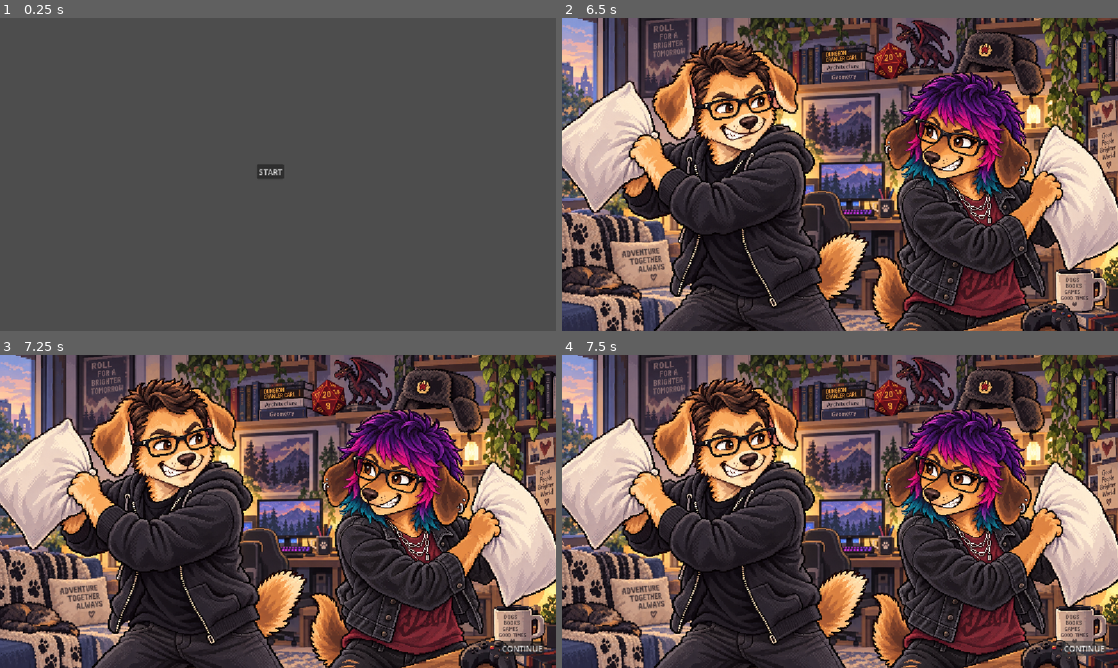
Above: before the commit, frames 1-4 (two rows, left to right).
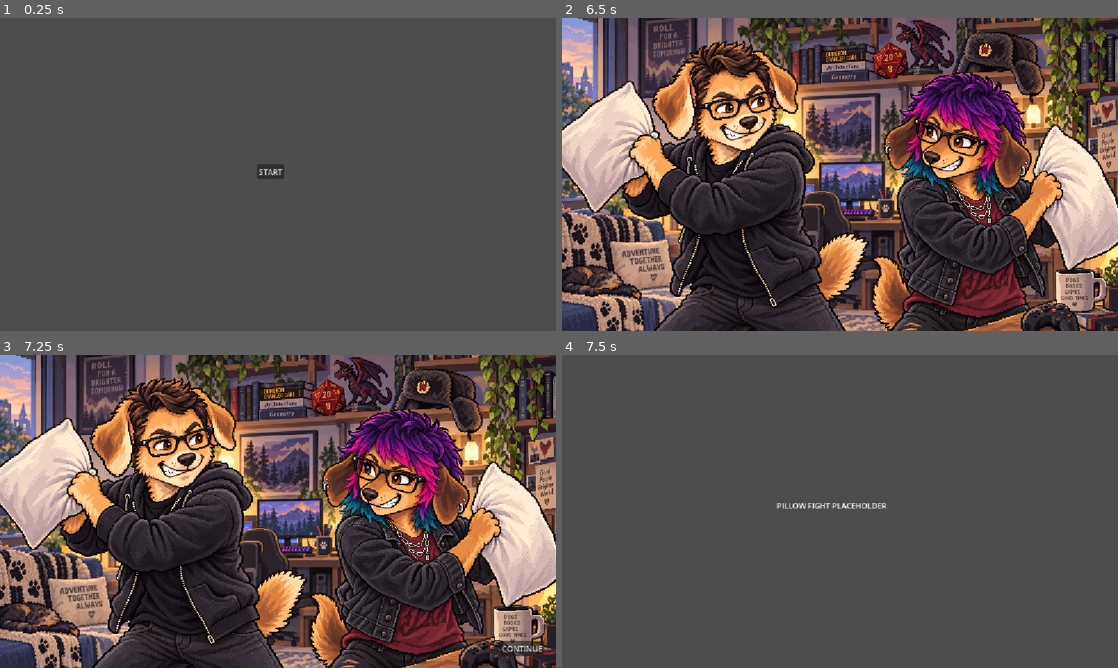
Above: after the commit, the same moments.

Repository: kaktysshmanchik/jonathan-game
Game: Godot game, scene res://scenes/main_menu.tscn
Two runs of this game, one before a commit and one after it. Both use one fixed random seed, a clock stepped at 60 frames per second and the inputs below.
Inputs:
- Up to frame 1 (0.25 s): no input
- Up to frame 2 (6.5 s): click "START" at 0.5 s; click "Did you now? Just so you know…" at 1.25 s; click "Ah, you got me. I did just fi…" at 2 s; click "Ah, you want to be impressed …" at 2.75 s; click "Bring it on." at 3.5 s; tap Enter at 4.25, 5.75 s; tap Space at 5 s
- Up to frame 3 (7.25 s): tap Space at 6.5 s
- Up to frame 4 (7.5 s): click "CONTINUE" at 7.25 s

Frames 1-3 are identical in both runs. In frame 4, 91% of the frame differs, in the area x 0-100%, y 0-100%.

Commit message:
added livingroom and pillowfight

Diff:
--- /dev/null
+++ b/scenes/livingroom.tscn
@@ -0,0 +1,179 @@
+[gd_scene format=3 uid="uid://p4uhfjtqvwkv"]
+
+[ext_resource type="Script" uid="uid://15xlu4g26kig" path="res://scripts/livingroom.gd" id="1_belbq"]
+
+[sub_resource type="StyleBoxFlat" id="StyleBoxFlat_counter"]
+bg_color = Color(0.129412, 0.145098, 0.207843, 0.92)
+border_width_left = 2
+border_width_top = 2
+border_width_right = 2
+border_width_bottom = 2
+border_color = Color(0.556863, 0.65098, 0.85098, 0.5)
+corner_radius_top_left = 14
+corner_radius_top_right = 14
+corner_radius_bottom_right = 14
+corner_radius_bottom_left = 14
+
+[sub_resource type="StyleBoxFlat" id="StyleBoxFlat_dialogue"]
+bg_color = Color(0.0823529, 0.0901961, 0.133333, 0.95)
+border_width_left = 2
+border_width_top = 2
+border_width_right = 2
+border_width_bottom = 2
+border_color = Color(0.556863, 0.65098, 0.85098, 0.45)
+corner_radius_top_left = 22
+corner_radius_top_right = 22
+corner_radius_bottom_right = 22
+corner_radius_bottom_left = 22
+
+[node name="LivingRoom" type="Control" unique_id=752298892]
+layout_mode = 3
+anchors_preset = 15
+anchor_right = 1.0
+anchor_bottom = 1.0
+grow_horizontal = 2
+grow_vertical = 2
+script = ExtResource("1_belbq")
+
+[node name="BackgroundColor" type="ColorRect" parent="." unique_id=240601614]
+layout_mode = 1
+anchors_preset = 15
+anchor_right = 1.0
+anchor_bottom = 1.0
+grow_horizontal = 2
+grow_vertical = 2
+color = Color(0.184314, 0.2, 0.27451, 1)
+
+[node name="BackgroundTexture" type="TextureRect" parent="." unique_id=1850710818]
+unique_name_in_owner = true
+visible = false
+layout_mode = 1
+anchors_preset = 15
+anchor_right = 1.0
+anchor_bottom = 1.0
+grow_horizontal = 2
+grow_vertical = 2
+expand_mode = 1
+stretch_mode = 6
+
+[node name="CardCounterPanel" type="PanelContainer" parent="." unique_id=557699402]
+unique_name_in_owner = true
+layout_mode = 0
+anchor_left = 1.0
+anchor_right = 1.0
+offset_left = -184.0
+offset_top = 24.0
+offset_right = -24.0
+offset_bottom = 78.0
+theme_override_styles/panel = SubResource("StyleBoxFlat_counter")
+
+[node name="CardCounter" type="Label" parent="CardCounterPanel" unique_id=1805885625]
+unique_name_in_owner = true
+custom_minimum_size = Vector2(160, 52)
+layout_mode = 2
+theme_override_font_sizes/font_size = 26
+text = "0/12"
+horizontal_alignment = 1
+vertical_alignment = 1
+
+[node name="DialoguePanel" type="PanelContainer" parent="." unique_id=845505197]
+unique_name_in_owner = true
+layout_mode = 1
+anchors_preset = -1
+anchor_left = 0.03
+anchor_top = 0.66
+anchor_right = 0.97
+anchor_bottom = 0.97
+theme_override_styles/panel = SubResource("StyleBoxFlat_dialogue")
+
+[node name="Margin" type="MarginContainer" parent="DialoguePanel" unique_id=1888135667]
+layout_mode = 2
+theme_override_constants/margin_left = 20
+theme_override_constants/margin_top = 20
+theme_override_constants/margin_right = 20
+theme_override_constants/margin_bottom = 20
+
+[node name="Content" type="HBoxContainer" parent="DialoguePanel/Margin" unique_id=112595506]
+layout_mode = 2
+theme_override_constants/separation = 20
+
+[node name="JonathanPortrait" type="TextureRect" parent="DialoguePanel/Margin/Content" unique_id=1743830709]
+unique_name_in_owner = true
+custom_minimum_size = Vector2(220, 220)
+layout_mode = 2
+size_flags_vertical = 4
+expand_mode = 1
+stretch_mode = 5
+
+[node name="CenterColumn" type="VBoxContainer" parent="DialoguePanel/Margin/Content" unique_id=695927186]
+layout_mode = 2
+size_flags_horizontal = 3
+theme_override_constants/separation = 14
+
+[node name="DialogueText" type="Label" parent="DialoguePanel/Margin/Content/CenterColumn" unique_id=957347514]
+unique_name_in_owner = true
+layout_mode = 2
+size_flags_vertical = 1
+theme_override_font_sizes/font_size = 20
+text = "Placeholder dialogue goes here."
+vertical_alignment = 1
+autowrap_mode = 3
+
+[node name="Options" type="VBoxContainer" parent="DialoguePanel/Margin/Content/CenterColumn" unique_id=1591120247]
+layout_mode = 2
+theme_override_constants/separation = 12
+alignment = 1
+
+[node name="FightButton" type="Button" parent="DialoguePanel/Margin/Content/CenterColumn/Options" unique_id=780007731]
+unique_name_in_owner = true
+layout_mode = 2
+mouse_default_cursor_shape = 2
+theme_override_font_sizes/font_size = 18
+text = "FIGHT"
+alignment = 0
+autowrap_mode = 3
+
+[node name="WinButton" type="Button" parent="DialoguePanel/Margin/Content/CenterColumn/Options" unique_id=159551851]
+unique_name_in_owner = true
+layout_mode = 2
+mouse_default_cursor_shape = 2
+theme_override_font_sizes/font_size = 18
+text = "WIN"
+alignment = 0
+autowrap_mode = 3
+
+[node name="ActionButton" type="Button" parent="DialoguePanel/Margin/Content/CenterColumn/Options" unique_id=1345408300]
+unique_name_in_owner = true
+visible = false
+custom_minimum_size = Vector2(180, 48)
+layout_mode = 2
+theme_override_font_sizes/font_size = 22
+text = "CONTINUE"
+
+[node name="RightColumn" type="VBoxContainer" parent="DialoguePanel/Margin/Content" unique_id=1820750825]
+layout_mode = 2
+theme_override_constants/separation = 8
+alignment = 1
+
+[node name="GigglesPortrait" type="TextureRect" parent="DialoguePanel/Margin/Content/RightColumn" unique_id=1620546988]
+unique_name_in_owner = true
+custom_minimum_size = Vector2(220, 220)
+layout_mode = 2
+size_flags_vertical = 4
+expand_mode = 1
+stretch_mode = 5
+
+[node name="OutcomeContinueButton" type="Button" parent="." unique_id=1161382486]
+unique_name_in_owner = true
+visible = false
+layout_mode = 0
+offset_left = 1036.0
+offset_top = 592.0
+offset_right = 1127.0
+offset_bottom = 623.0
+text = "CONTINUE"
+
+[connection signal="pressed" from="DialoguePanel/Margin/Content/CenterColumn/Options/FightButton" to="." method="_on_fight_button_pressed"]
+[connection signal="pressed" from="DialoguePanel/Margin/Content/CenterColumn/Options/WinButton" to="." method="_on_win_button_pressed"]
+[connection signal="pressed" from="DialoguePanel/Margin/Content/CenterColumn/Options/ActionButton" to="." method="_on_action_button_pressed"]
+[connection signal="pressed" from="OutcomeContinueButton" to="." method="_on_outcome_continue_button_pressed"]
--- /dev/null
+++ b/scenes/pillowfight.tscn
@@ -0,0 +1,17 @@
+[gd_scene format=3 uid="uid://bdbnwgh1wpdrr"]
+
+[node name="PillowFight" type="Control" unique_id=2100821987]
+layout_mode = 3
+anchors_preset = 15
+anchor_right = 1.0
+anchor_bottom = 1.0
+grow_horizontal = 2
+grow_vertical = 2
+
+[node name="Label" type="Label" parent="." unique_id=1978586553]
+layout_mode = 0
+offset_left = 445.0
+offset_top = 300.0
+offset_right = 672.0
+offset_bottom = 323.0
+text = "PILLOW FIGHT PLACEHOLDER"
--- /dev/null
+++ b/scripts/livingroom.gd
@@ -0,0 +1,40 @@
+extends Control
+
+const TOTAL_CARDS := 12
+
+const PORTRAIT_JONATHAN := "res://assets/portraits/jonathan.png"
+
+@onready var card_counter: Label = %CardCounter
+@onready var background_texture: TextureRect = %BackgroundTexture
+@onready var dialogue_text: Label = %DialogueText
+
+@onready var jonathan_portrait: TextureRect = %JonathanPortrait
+@onready var right_portrait: TextureRect = %GigglesPortrait
+
+@onready var choice_1: Button = %FightButton
+@onready var choice_2: Button = %WinButton
+@onready var action_button: Button = %ActionButton
+
+
+func _ready() -> void:
+	refresh_card_counter()
+
+	dialogue_text.text = "Living room placeholder."
+
+	jonathan_portrait.texture = load(PORTRAIT_JONATHAN)
+
+	# No portrait yet for the character/entity on the right.
+	right_portrait.texture = null
+
+	choice_1.visible = false
+	choice_2.visible = false
+	action_button.visible = false
+
+	background_texture.visible = false
+
+
+func refresh_card_counter() -> void:
+	card_counter.text = "%d/%d" % [
+		GameState.cards_found.size(),
+		TOTAL_CARDS
+	]
--- a/scripts/playroom.gd
+++ b/scripts/playroom.gd
@@ -216,6 +216,7 @@
 
 
 var current_choices: Array = []
+var next_scene_after_outcome: String = ""
 
 
 @onready var card_counter: Label = %CardCounter
@@ -242,16 +243,6 @@
 
 	show_dialogue("start")
 
-func show_fullscreen_outcome(background_path: String) -> void:
-	set_background(background_path)
-
-	dialogue_panel.visible = false
-	card_counter_panel.visible = false
-	outcome_continue_button.visible = false
-
-	await get_tree().create_timer(3.0).timeout
-
-	outcome_continue_button.visible = true
 
 func refresh_card_counter() -> void:
 	card_counter.text = "%d/%d" % [GameState.cards_found.size(), TOTAL_CARDS]
@@ -320,6 +311,8 @@
 
 
 func show_kitchen_outcome() -> void:
+	next_scene_after_outcome = "res://scenes/livingroom.tscn"
+
 	set_background(BG_KISS)
 
 	dialogue_panel.visible = false
@@ -332,6 +325,8 @@
 
 
 func show_pillowfight_outcome() -> void:
+	next_scene_after_outcome = "res://scenes/pillowfight.tscn"
+
 	set_background(BG_PILLOWFIGHT)
 
 	dialogue_panel.visible = false
@@ -403,4 +398,7 @@
 
 
 func _on_outcome_continue_button_pressed() -> void:
-	pass # Replace with function body.
+	if next_scene_after_outcome.is_empty():
+		return
+
+	get_tree().change_scene_to_file(next_scene_after_outcome)
Not shown, added: scripts/livingroom.gd.uid
